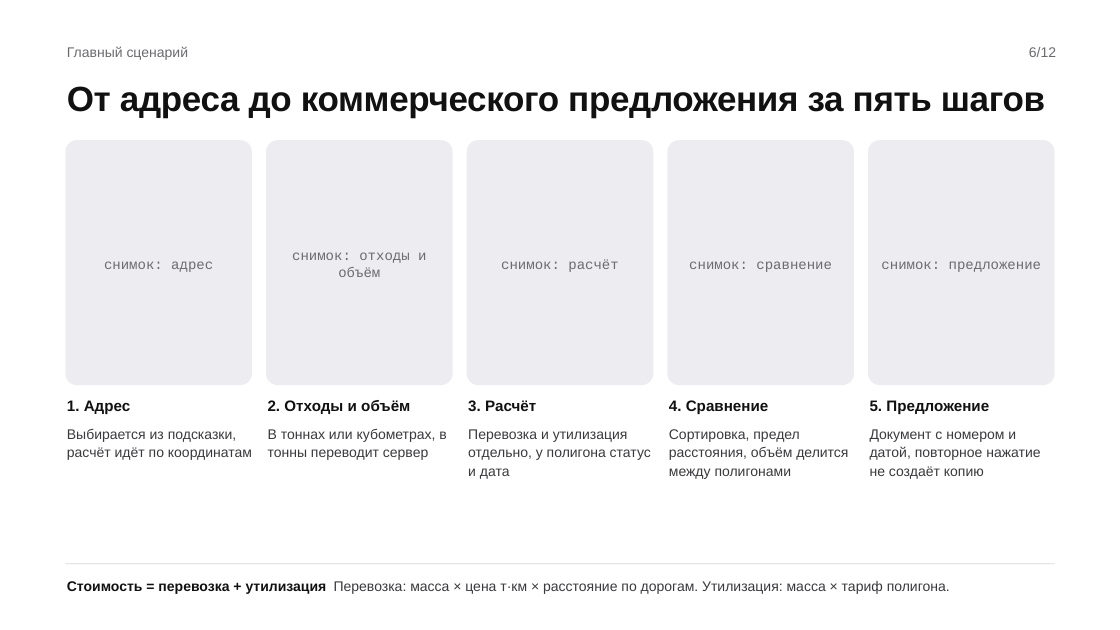
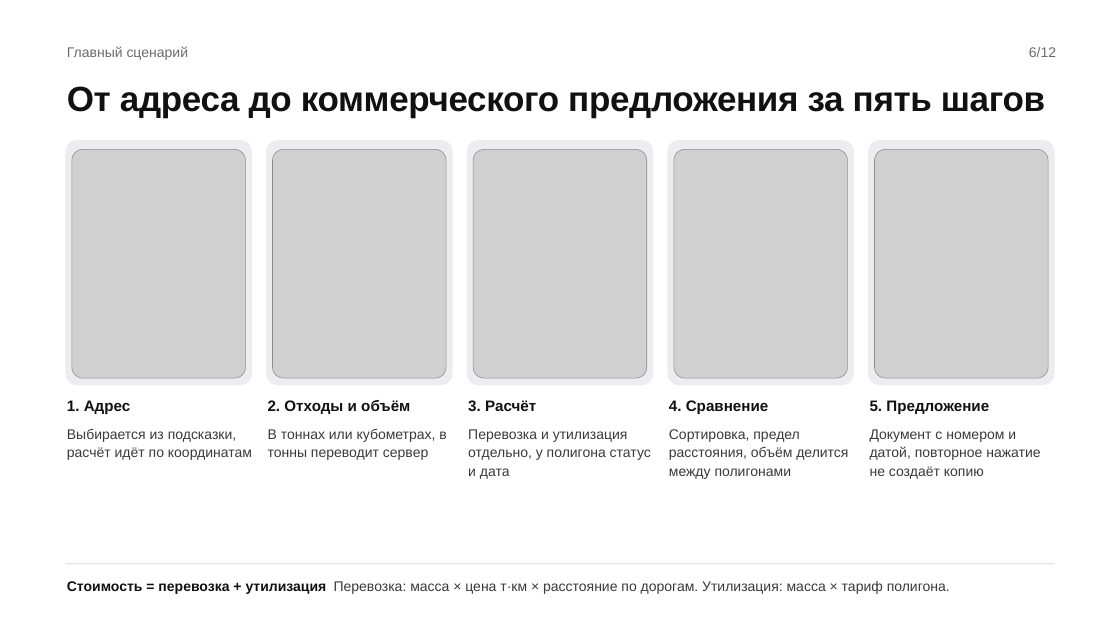
Before and after one commit to Calcifer-02/TheOdd1sOut, a slide deck: slide 6 of client/ПРЕЗЕНТАЦИЯ_ОНЛАЙН_ЭТАПА.pptx. Drawn at 1120x630 pixels with LibreOffice and Linux fonts; fonts in the diff are those of the drawing; grey boxes stand for pictures. Boxes give left, top, right and bottom in pixels: in the first picture for what was removed or moved away, otherwise in the second. Text is boxed around its words. In the diff, an @@ line names an element or a change of style, - is before the commit and + after.

```diff
--- a/client/ПРЕЗЕНТАЦИЯ_ОНЛАЙН_ЭТАПА.pptx
+++ b/client/ПРЕЗЕНТАЦИЯ_ОНЛАЙН_ЭТАПА.pptx
@@ picture added at [72, 150, 245, 378] @@
@@ picture added at [273, 150, 446, 378] @@
@@ picture added at [473, 150, 647, 378] @@
@@ picture added at [674, 150, 847, 378] @@
@@ picture added at [875, 150, 1048, 378] @@
@@ text removed at [104, 261, 213, 272] @@
-снимок: адрес
@@ text removed at [292, 252, 426, 277] @@
-снимок: отходы и объём
@@ text removed at [501, 259, 618, 272] @@
-снимок: расчёт
@@ text removed at [689, 261, 832, 272] @@
-снимок: сравнение
@@ text removed at [881, 261, 1041, 272] @@
-снимок: предложение
```
Also in this commit, not shown: 1 other file.
